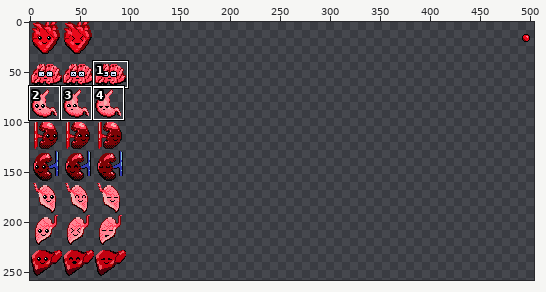
A pixel-art file gets an edit: art/organs.aseprite. Above, an overview of the earlier version with the close-up marked.
Close-up. Before the edit:
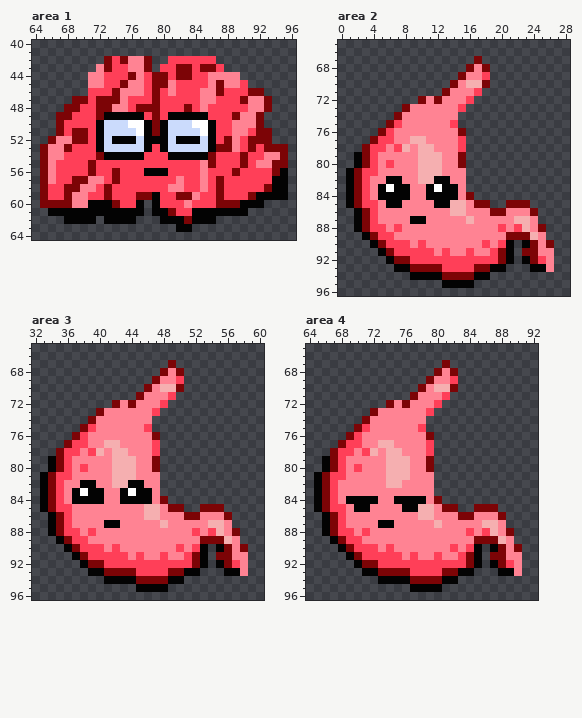
512x512 pixels, 1 frame. Pixels under 10% opacity are left out. Colours within 5 levels of each other are drawn and written as one. Shown: area 1: x 64..96, y 40..64; area 2: x 0..28, y 65..96; area 3: x 32..60, y 65..96; area 4: x 64..92, y 65..96. The wide view leaves out empty margins. The commit also changed other parts of the picture, which this record leaves out.
The same view after the edit:
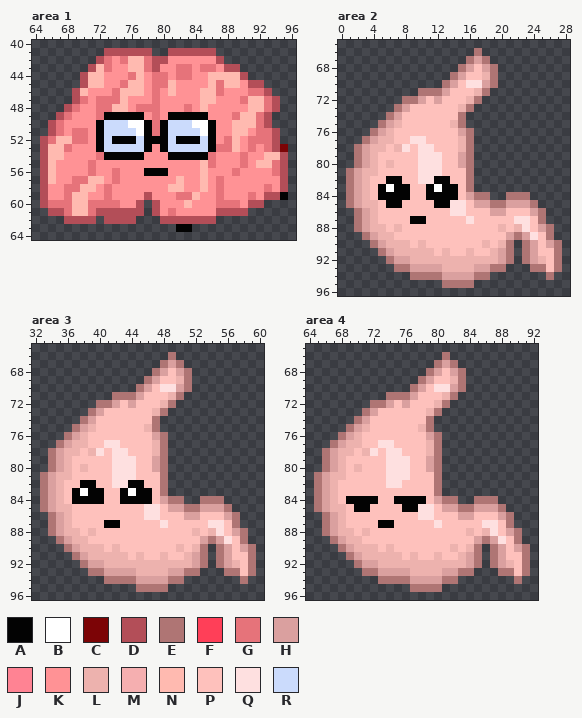
Palette (. is transparent): A #030303  B #ffffff  C #7c0406  D #b34e58  E #af7574  F #ff3f58  G #e6737a  H #daa09f  J #ff8393  K #ff9295  L #edb2ae  M #f5afb0  N #ffbab0  P #fec1bc  Q #fee0e0  R #cbdbfc
What changed:
Changed rows in their new state; - is an unchanged pixel.
Area 1, layer "Flattened":
first column x 65:
41 --------DDDDDD--DDDDDD---------
42 -------DGKGNNGDDKKKKKKD--------
43 ------DNGKKNNGDKKGGKGGKDD------
44 -----DNNKKKGNKGGKGGKKNNNND-----
45 -----DNNKKGNNKGGNKKKKNGNNKDD---
46 ----DNKKKGNNNKGKNKKKNNGKKKGGD--
47 ----DGKGGGNKKKGKKKKKNNKKKGNNGD-
48 ---DGKKGGNNKGGGKKKGKNKKKKKNNGD-
49 --DGKKKG-----KGK-----KKKGNNGD--
50 -DGKKKK-------G-------KKNNNGD--
51 -DGKGGK-------G-------KKNNKGGD-
52 DGNNGGK---------------KGNKGGGD-
53 DNNGKKK-------K-------GGNKGKGD-
54 DNNKKKKG-----KKK-----GKKKGKKNND
55 DNKKKKGKKKKKKKKKKKKKNGKKKGKNNGD
56 DNKKKKGKKGKKK---KKKKNKKKGKKKKGD
57 DNKKGGNNKGKKKKKKKNKKNKGKKKKKKKD
58 DKKGGNNKGKKKKKKKNNKKNKGKKKKKGKD
59 DKKGNNKKGKKKKDKKKGGNKKGKKKGKDD-
60 DGGGNNGGGGKKD-DKKKNKKKGGGKDD---
61 -DDGNNGDDDDDD-DKGKKKKKDDDD-----
62 ---DDDD-DDDD---DDDDDDD---------
Area 2, layer "Flattened":
first column x 1:
66 ----------------E----------
67 ---------------EHE---------
68 --------------EHPHE--------
69 -------------EHPPLE--------
70 ------------EHPQQHE--------
71 ---------EEEHPPPLE---------
72 -------EEHPHPPPLE----------
73 ------EHPPPPPPLE-----------
74 -----EHPPPPPPPE------------
75 ----EHLPPPPPPLE------------
76 ---EHLPPPPPPPPHE-----------
77 --EHLLPPQQPPPPLE-----------
78 -EHLLPLQPQQPPPLE-----------
79 -EHLPPPPPQQQPPHE-----------
80 -EHLPLPPPQQQPPHE-----------
81 EHLLPPPPPQQQPPPE-----------
82 EHLPP--PPQQ--PPE-----------
83 EHLP----PP----PE-----------
84 EHLP----PP----PHEE--EEE----
85 EHLLP--PPPP--QQPHHEEHHHE---
86 -EHLPPPPPPPPPQQPPPHHPPPHE--
87 -EHLPPPP--PPPPPQPPPPPQQPE--
88 -EHLLPLPPPPPPPPPPPPLPLQPHE-
89 --EHLLPPPPPPPPPPPPPPHEHQPE-
90 ---EHLLLPLPPPPPPPLPLE-EHPHE
91 ----EHLLLLLPLPPLPPLHE-EHPPE
92 -----EHHLLLLLLLLLLLHE-EHLPE
93 ------EEHHHHLLLLHHEE---EEPE
94 --------EEEEHHHHEE-------E-
95 ------------EEEE-----------
Area 3, layer "Flattened":
first column x 33:
66 ----------------E----------
67 ---------------EHE---------
68 --------------EHPHE--------
69 -------------EHPPLE--------
70 ------------EHPQQHE--------
71 ---------EEEHPPPLE---------
72 -------EEHPHPPPLE----------
73 ------EHPPPPPPLE-----------
74 -----EHPPPPPPPE------------
75 ----EHLPPPPPPLE------------
76 ---EHLPPPPPPPPHE-----------
77 --EHLLPPQQPPPPLE-----------
78 -EHLLPLQPQQPPPLE-----------
79 -EHLPPPPPQQQPPHE-----------
80 -EHLPLPPPQQQPPHE-----------
81 EHLLPPPPPQQQPPPE-----------
82 EHLPP--PPQQ--PPE-----------
83 EHLP----PP----PE-----------
84 EHLP----PP----PHEE--EEE----
85 EHLLPPPPPPPPPQQPHHEEHHHE---
86 -EHLPPPPPPPPPQQPPPHHPPPHE--
87 -EHLPPPP--PPPPPQPPPPPQQPE--
88 -EHLLPLPPPPPPPPPPPPLPLQPHE-
89 --EHLLPPPPPPPPPPPPPPHEHQPE-
90 ---EHLLLPLPPPPPPPLPLE-EHPHE
91 ----EHLLLLLPLPPLPPLHE-EHPPE
92 -----EHHLLLLLLLLLLLHE-EHLPE
93 ------EEHHHHLLLLHHEE---EEPE
94 --------EEEEHHHHEE-------E-
95 ------------EEEE-----------
Area 4, layer "Flattened":
first column x 65:
66 ----------------E----------
67 ---------------EHE---------
68 --------------EHPHE--------
69 -------------EHPPLE--------
70 ------------EHPQQHE--------
71 ---------EEEHPPPLE---------
72 -------EEHPHPPPLE----------
73 ------EHPPPPPPLE-----------
74 -----EHPPPPPPPE------------
75 ----EHLPPPPPPLE------------
76 ---EHLPPPPPPPPHE-----------
77 --EHLLPPQQPPPPLE-----------
78 -EHLLPLQPQQPPPLE-----------
79 -EHLPPPPPQQQPPHE-----------
80 -EHLPLPPPQQQPPHE-----------
81 EHLLPPPPPQQQPPPE-----------
82 EHLPPPPPPQQPPPPE-----------
83 EHLPPPPPPPPPPPPE-----------
84 EHLP----PP----PHEE--EEE----
85 EHLLP--PPPP--QQPHHEEHHHE---
86 -EHLPPPPPPPPPQQPPPHHPPPHE--
87 -EHLPPPP--PPPPPQPPPPPQQPE--
88 -EHLLPLPPPPPPPPPPPPLPLQPHE-
89 --EHLLPPPPPPPPPPPPPPHEHQPE-
90 ---EHLLLPLPPPPPPPLPLE-EHPHE
91 ----EHLLLLLPLPPLPPLHE-EHPPE
92 -----EHHLLLLLLLLLLLHE-EHLPE
93 ------EEHHHHLLLLHHEE---EEPE
94 --------EEEEHHHHEE-------E-
95 ------------EEEE-----------
Pixel boxes of the changes (left, top, right, bottom) in both close-ups:
changed: (40, 48, 288, 224)
changed: (346, 48, 562, 288)
changed: (40, 352, 256, 592)
changed: (314, 352, 530, 592)
